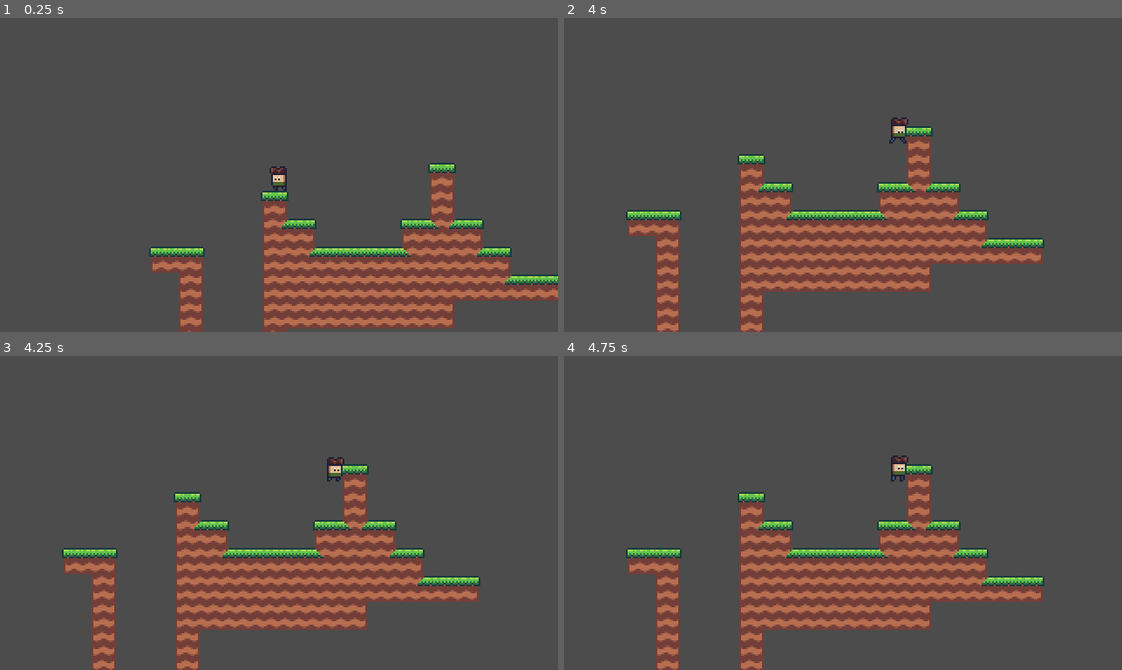
Above: before the commit, frames 1-4 (two rows, left to right).
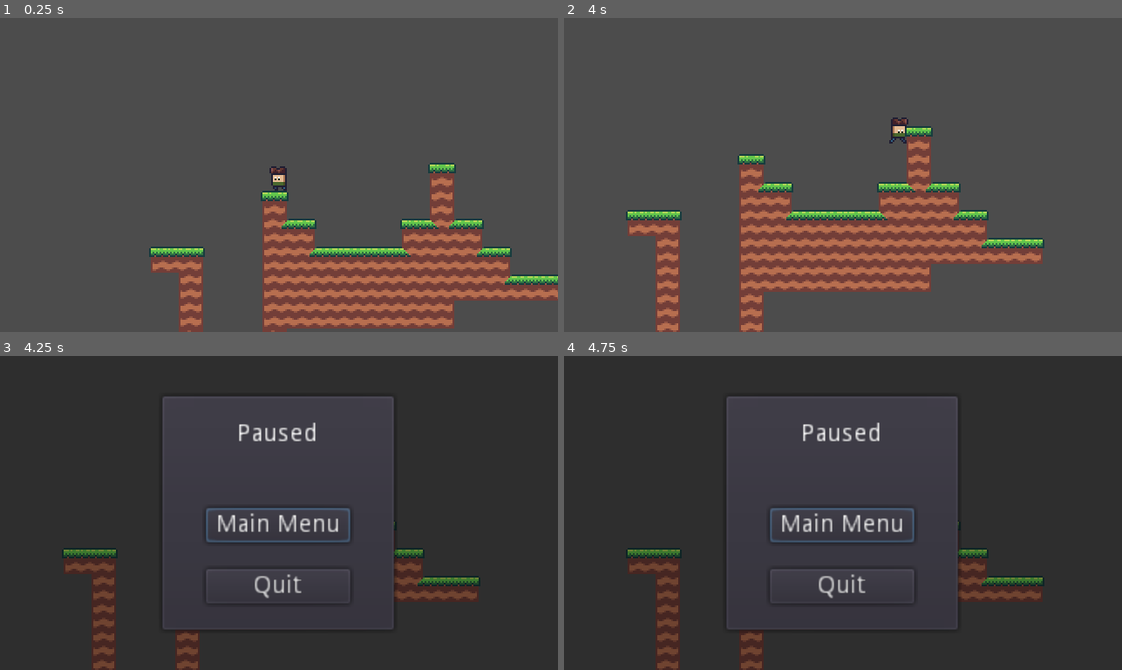
Above: after the commit, the same moments.

Repository: jasonrobwebster/Cave
Game: Godot game, scene res://scenes/debug.tscn
Two runs of this game, one before a commit and one after it. Both use one fixed random seed, a clock stepped at 60 frames per second and the inputs below.
Inputs:
- Up to frame 1 (0.25 s): no input
- Up to frame 2 (4 s): tap Enter at 0.5 s; hold Right (ui_right) 0.53-2.03 s; tap Space (jump) at 0.77, 1.52, 3.02, 3.77 s; hold Left (ui_left) 2.03-2.78 s; hold Right (ui_right) from 2.78 s (still down)
- Up to frame 3 (4.25 s): keep holding Right (ui_right); tap Escape (pause, bound only after the commit) at 4.15 s
- Up to frame 4 (4.75 s): release Right (ui_right) at 4.28 s; hold Left (ui_left) from 4.28 s (still down)

Frames 1-2 are identical in both runs. In frame 3, 83% of the frame differs, in the area x 0-100%, y 0-100%; in frame 4, 83%.
Error in both runs: Invalid set index 'health' (on base: 'KinematicBody2D (Player.gd)') with value of type 'Nil'. (res://player/Player.gd:23)

Commit message:
Update project.godot

Diff:
--- a/project.godot
+++ b/project.godot
@@ -124,6 +124,11 @@
 , Object(InputEventJoypadButton,"resource_local_to_scene":false,"resource_name":"","device":0,"button_index":0,"pressure":0.0,"pressed":false,"script":null)
  ]
 }
+pause={
+"deadzone": 0.5,
+"events": [ Object(InputEventKey,"resource_local_to_scene":false,"resource_name":"","device":0,"alt":false,"shift":false,"control":false,"meta":false,"command":false,"pressed":false,"scancode":16777217,"unicode":0,"echo":false,"script":null)
+ ]
+}
 
 [layer_names]
 
